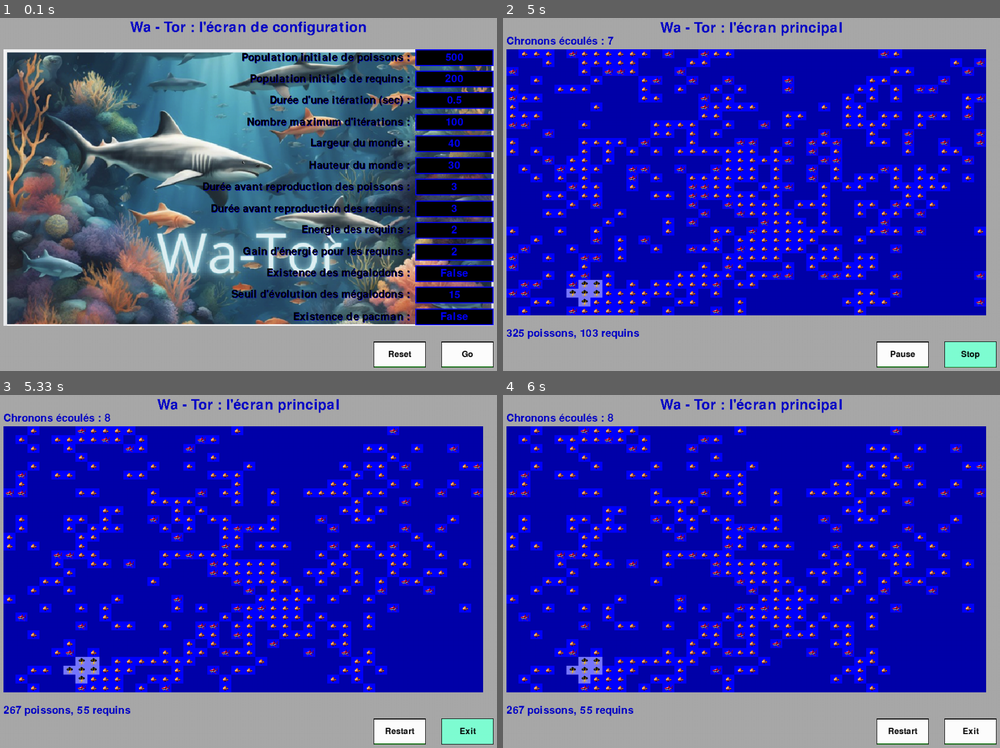
Above: before the commit, frames 1-4 (two rows, left to right).
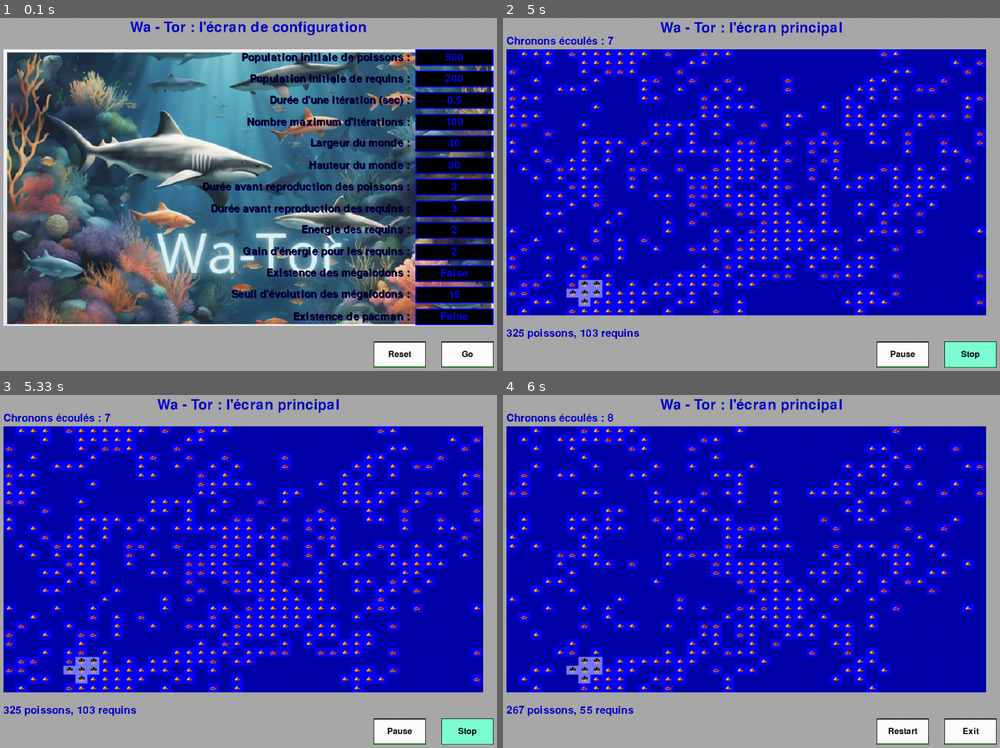
Above: after the commit, the same moments.

Repository: Khadaassi/Simplon_Wa-tor
Game: pygame game, started from main.py
The game is run twice, just before and just after one commit, with the same random seed, the same clock (stepped at 60 frames per second) and the same inputs.
Inputs (mouse positions are in pixels of both pictures, inside the frame that each line leads up to):
- Up to frame 1 (0.1 s): no input
- Up to frame 2 (5 s): click (970, 353) at 0.38 s; click (587, 286) at 1.27 s; click (970, 353) at 1.6 s; click (562, 190) at 1.93 s; click (970, 353) at 4.98 s
- Up to frame 3 (5.33 s): no input
- Up to frame 4 (6 s): click (935, 649) at 5.62 s

Frames 1-2 are identical in both runs. In frame 3, 30% of the frame differs, in the area x 0-100%, y 5-100%; in frame 4, nothing differs.

Commit message:
clean code

Diff:
--- /dev/null
+++ b/consoleprint.py
@@ -0,0 +1,21 @@
+from world import World
+
+def console_print(world: World) -> None:
+    """
+    Print the current state of the world in the console
+
+    Parameters
+    ----------
+    world : World
+        The world to print
+
+    Returns
+    -------
+    None
+    """
+    print("Current iteration : ", world.world_age)
+    world.print_grid()
+    print(
+        f"Fish pop : {world.fish_population} ; Shark pop : {world.shark_population} ; Megalodon pop : {world.megalodon_population}; Pacman score : {world.pacman_score}"
+        )
+    print(f"Killed by storms : {world.killed_by_storm}")
--- a/fish.py
+++ b/fish.py
@@ -31,9 +31,6 @@
         self.has_moved = False
         self.age = 0
 
-    def __str__(self) -> str:
-        return "FISH"
-
     def reproduce(self) -> bool:
         """
         Returns a new Fish instance if the fish is of reproductive age.
@@ -49,6 +46,9 @@
             return True
         else:
             return False
+
+    def __str__(self) -> str:
+        return "FISH"
 #__________________________________________________________________________
 #
 # region Shark
@@ -80,9 +80,6 @@
         self.fish_eaten = 0
         self.megalodon_evolution_threshold = evolution_threshold # The amount of fish a shark needs to eat to evolve into a megalodon
 
-    def __str__(self) -> str:
-        return "SHARK"
-
     def eat(self, energy: int) -> None:
         """
         Simulates the shark eating a fish.
@@ -95,6 +92,16 @@
     def energy_management(self, energy: int = 1):
         """
         Simulates the shark energy movement.
+
+        Parameters
+        ----------
+        energy : int
+            The amount of energy to subtract from the shark's energy. The default is 1.
+
+        Returns
+        -------
+        bool
+            True if the shark still has energy, otherwise False.
         """
         self.energy -= energy
         if self.energy == 0:
@@ -105,8 +112,17 @@
     def check_for_evolution(self) -> bool:
         """
         Checks if the shark has eaten enough fish to evolve into a megalodon.
+
+        Returns
+        -------
+        bool
+            True if the shark has eaten enough fish to evolve into a megalodon, otherwise False.
         """
         return self.fish_eaten >= self.megalodon_evolution_threshold
+
+    def __str__(self) -> str:
+        return "SHARK"
+
 #______________________________________________________________________________
 #
 # region Megalodon
@@ -114,6 +130,23 @@
 class Megalodon(Shark):
     """
     A class to represent a megalodon in a water ecosystem that inherites of Shark class.
+
+    Attributes
+    ----------
+    current_direction : str
+        The current direction of the megalodon's head.
+    tail_pos : tuple
+        The position of the megalodon's tail.
+    skip_first_tail_check : bool
+        A boolean indicating if the megalodon's tail should be checked for the first time.
+
+    Methods
+    -------
+    reproduce()
+        Returns False as megalodons do not reproduce.
+    get_visual()
+        Returns the visual representation of the megalodon.
+
     """
     # Megalodons have twice as much energy
     def __init__(self, reproduction_age: int, energy: int, evolution_threshold: int):
@@ -131,6 +164,11 @@
     def get_visual(self) -> str:
         """
         Returns the visual representation of the megalodon.
+
+        Returns
+        -------
+        str
+            The visual representation of the megalodon.
         """
         if self.current_direction == "N" or self.current_direction== "D":
             return "^"
@@ -150,6 +188,20 @@
 class Megalodon_Tail(Megalodon):
     """
     A class to represent a megalodon's tail in a water ecosystem that inherites of Megalodon class.
+
+    Attributes
+    ----------
+    current_direction : str
+        The current direction of the megalodon's tail.
+    has_moved : bool
+        A boolean indicating if the megalodon's tail has moved during the current loop.
+    age : int
+        The age of the megalodon's tail.
+
+    Methods
+    -------
+    get_visual()
+        Returns the visual representation of the megalodon's tail.
     """
     # Megalodons' tail has no specificities
     def __init__(self, direction: str):
--- a/main.py
+++ b/main.py
@@ -1,10 +1,11 @@
 import os
 import time
 
-from plot import plot_population
-from configfile import *
 from world import World
 from pacman import Pacman
+from configfile import *
+from consoleprint import console_print
+from plot import plot_population
 from WaTorDisplay import WaTorDisplay
 from watorpygame.DisplayState import DisplayState
 
@@ -26,6 +27,8 @@
             display.update_config(config)
 
         config = display.get_config()
+
+        #create world instance
         world = World( (config[ConfigField.FISH_POPULATION], config[ConfigField.SHARK_POPULATION]),
             config[ConfigField.REFRESH_LENGTH],
             (config[ConfigField.WORLD_WIDTH], config[ConfigField.WORLD_HEIGTH]),
@@ -39,19 +42,12 @@
         if not display.state == DisplayState.OUT :
             display.update_view(world)  # create screen with the first world
 
-        current_iteration = 0
         start_t = time.time()  # Start time
+
         fish_population = []  # List to store fish population
         shark_population = []  # List to store shark population
         megalodon_population = []  # List to store megalodon population
-
         iterations = []  # List to store iterations
-
-        # fish_ages = [] # List of dictionaries to store fish age pyramid
-        # shark_ages = []  # List of dictionaries to store shark age pyramid
-        # megalodon_ages = []  # List of dictionaries to store megalodon age pyramid
-
-        counter = 0
 
 
         print("Initial World State:")
@@ -59,6 +55,7 @@
         time.sleep(1)  # Sleep for 1 second
         clear()
 
+        # Main loop
         while True:
             if display.state == DisplayState.STOP or display.state == DisplayState.OUT :
                 break
@@ -68,9 +65,7 @@
                 continue
 
             if time.time() - start_t >= world.chronos_length:
-                counter += 1
                 start_t = time.time()
-                current_iteration += 1
 
                 clear()
 
@@ -84,38 +79,20 @@
                 fish_population.append(world.fish_population)
                 shark_population.append(world.shark_population)
                 megalodon_population.append(world.megalodon_population)
-                iterations.append(current_iteration)
+                iterations.append(world.world_age)
 
-                # fish_ages.append(world.fish_age_dict)
-                # shark_ages.append(world.shark_age_dict)
-                # megalodon_ages.append(world.megalodon_age_dict)
-
-            if world.fish_population == 0 or world.shark_population == 0 or counter == config[ConfigField.MAX_ITERATION]:
+            if world.fish_population == 0 or world.shark_population == 0 or world.world_age == config[ConfigField.MAX_ITERATION]:
                 break
 
         display.stop() # tells display there is no more world to show
 
-        #plot_population(iterations, fish_population, shark_population, megalodon_population)
-        # plot_population(iterations, fish_population, shark_population, megalodon_population)
-
-        # print( world.fish_age_dict[0])
-        # print( world.shark_age_dict[0])
-        # print( world.megalodon_age_dict[0])
+        # function to plot the population of fish and sharks
+        plot_population(iterations, fish_population, shark_population, megalodon_population)
 
         # keep the screen visible while user don't quit the pygame window (or click on 'Exit')
         while display.state not in [DisplayState.CONF, DisplayState.OUT] :
             display.update_view(world)
 
 
-
-
-def console_print(world: World) -> None:
-    print("Current iteration : ", world.world_age)
-    world.print_grid()
-    print(
-        f"Fish pop : {world.fish_population} ; Shark pop : {world.shark_population} ; Megalodon pop : {world.megalodon_population}; Pacman score : {world.pacman_score}"
-        )
-    print(f"Killed by storms : {world.killed_by_storm}")
-
 if __name__ == "__main__":
     main()
--- a/pacman.py
+++ b/pacman.py
@@ -1,15 +1,30 @@
 # pacman.py
 from fish import Fish
-
+#______________________________________________________________________________
+#
+# region Pacman
+#______________________________________________________________________________
 class Pacman(Fish):
     """
     Pacman class, inherits from Fish
-    Pacman is a unique fish that does not reproduce
-    Pacman has a score attribute that tracks the total objects consumed
+
+    Attributes
+    ----------
+    score : int
+        Total number of objects consumed by Pacman
+
+    Methods
+    -------
+    eat()
+        Pacman eats an object, increasing its score by 1
+    reproduce()
+        Pacman does not reproduce
+    __str__()
+        Returns the string "PACMAN"
     """
     def __init__(self, reproduction_age=0):  # Default reproduction_age for Pacman
         super().__init__(reproduction_age)
-        self.score = 0  # Tracks total objects consumed
+        self.score = 0  # Tracks total objects eaten
 
     def eat(self) -> None:
         """
--- a/plot.py
+++ b/plot.py
@@ -74,5 +74,5 @@
 
 
         plt.pause(0.03)
-    plt.savefig("wator_populations.png")
+    plt.savefig("images/wator_populations.png")
     plt.show()
